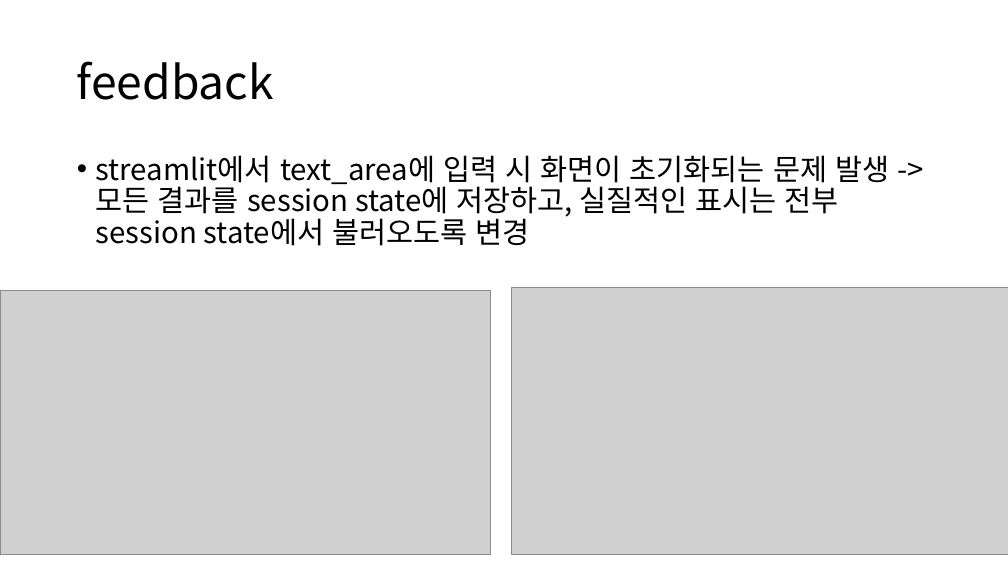
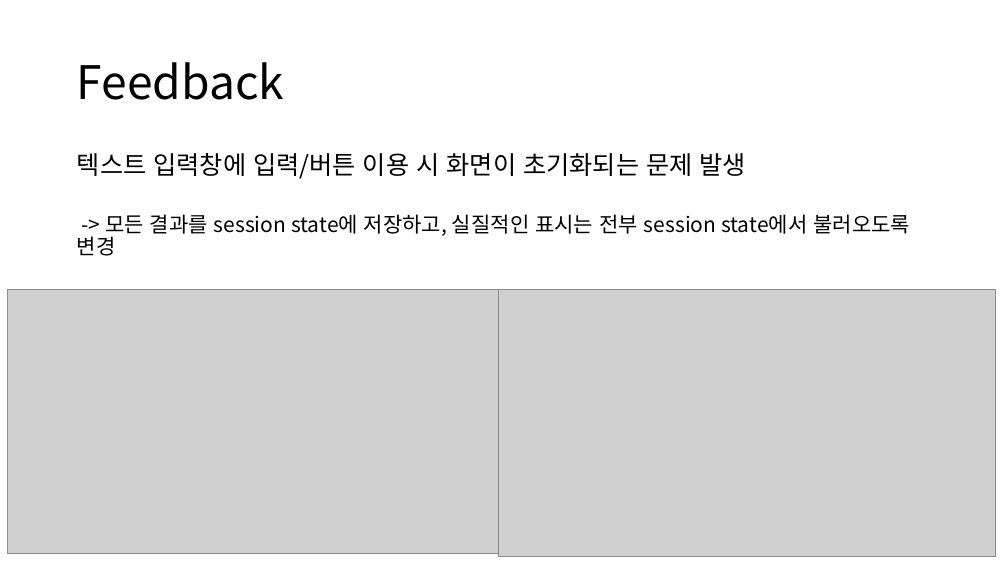
Before and after one commit to semistone97/pjt-SEO, a slide deck: slide 11 of jskim/키워드 기반 리스팅 최적화 에이전트 - 구현파트.pptx (slide 10 before the commit). Drawn at 1008x567 pixels with LibreOffice and Linux fonts; fonts in the diff are those of the drawing; grey boxes stand for pictures. Boxes give left, top, right and bottom in pixels: in the first picture for what was removed or moved away, otherwise in the second. Text is boxed around its words. In the diff, an @@ line names an element or a change of style, - is before the commit and + after.

```diff
--- a/jskim/키워드 기반 리스팅 최적화 에이전트 - 구현파트.pptx
+++ b/jskim/키워드 기반 리스팅 최적화 에이전트 - 구현파트.pptx
@@ title at (77,62,285,100): text changed @@
-feedback
+Feedback
@@ text at (77,153,910,256): text changed; size 28 to 20 pt @@
-• streamlit에서 text_area에 입력 시 화면이 초기화되는 문제 발생 -> 모든 결과를 session state에 저장하고, 실질적인 표시는 전부 session state에서 불러오도록 변경
+텍스트 입력창에 입력/버튼 이용 시 화면이 초기화되는 문제 발생
+-> 모든 결과를 session state에 저장하고, 실질적인 표시는 전부 session state에서 불러오도록 변경
@@ picture: place and size @@
-picture at (0,290,491,554)
+picture at (8,290,498,554)
@@ picture: place and size @@
-picture at (511,287,1008,554)
+picture at (498,289,995,556)
```
Also in this commit, not shown: 9 other slides changed, 2 slides added, 1 slide removed, 6 other files.
